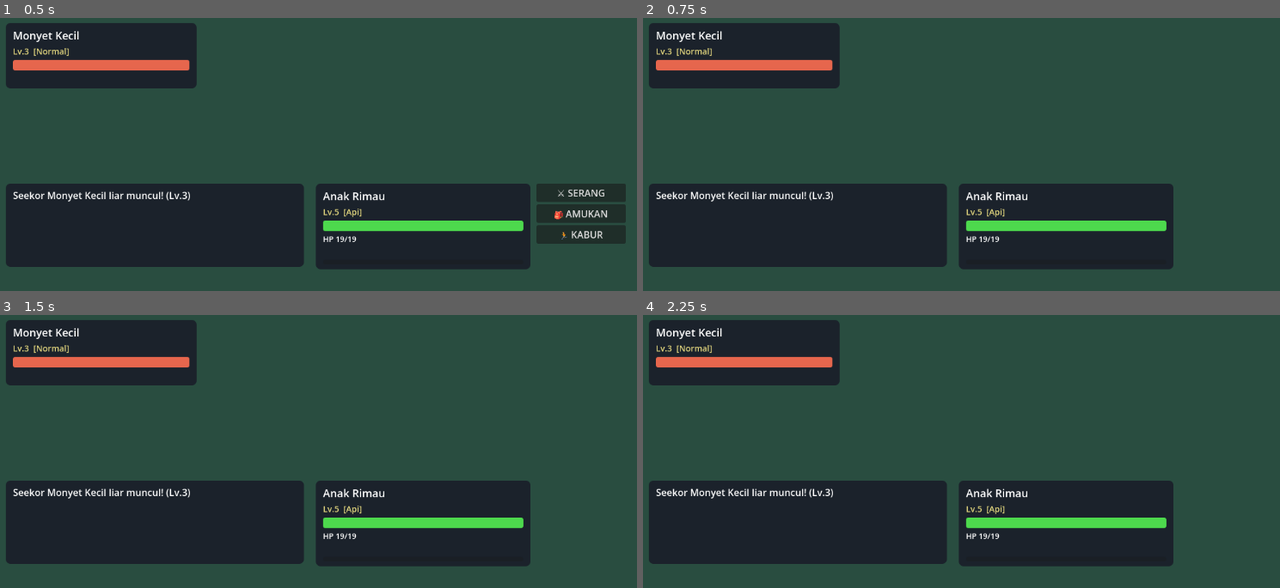
Above: before the commit, frames 1-4 (two rows, left to right).
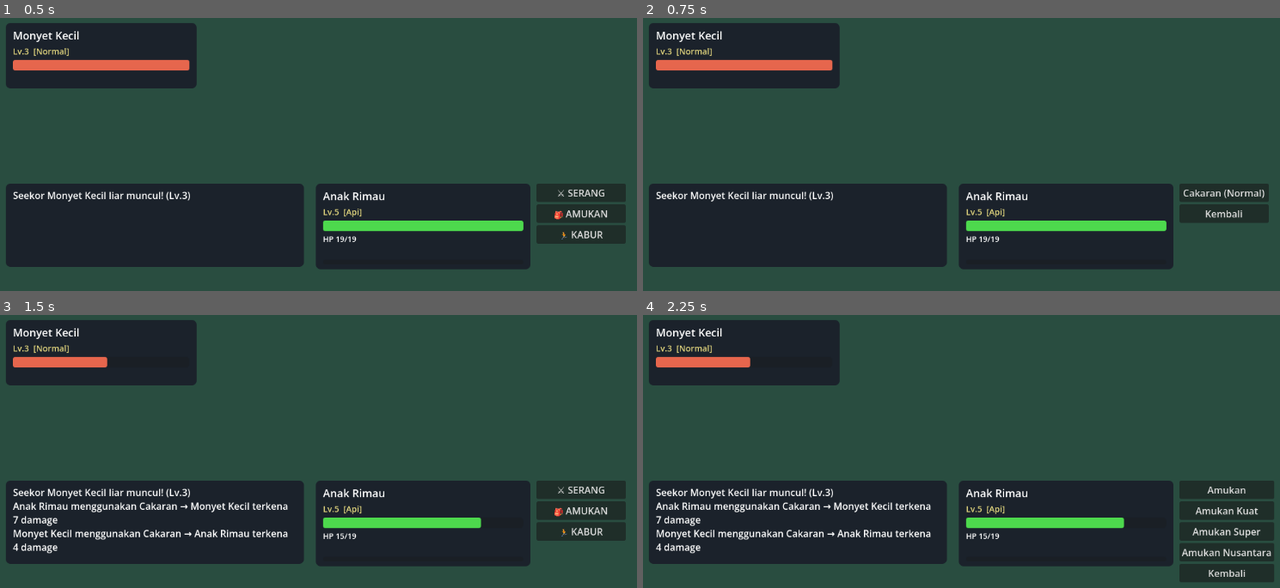
Above: after the commit, the same moments.

Repository: adminberitakarya-Aji/nusamon
Game: Godot game, scene res://game/battle/battle_scene.tscn
Same seed, same stepped clock (60 frames per second), same inputs: the game is played once before the commit and once after it.
Inputs (mouse positions are in pixels of both pictures, inside the frame that each line leads up to):
- Up to frame 1 (0.5 s): no input
- Up to frame 2 (0.75 s): click "⚔ SERANG" at 0.5 s
- Up to frame 3 (1.5 s): click (579, 489) at 1.25 s, where only the run after the commit has a clickable "Cakaran (Normal)"
- Up to frame 4 (2.25 s): click (1222, 511) at 2 s, where only the run after the commit has a clickable "🎒 AMUKAN"

Frame 1 is identical in both runs. In frame 2, 1.8% of the frame differs, in the area x 84-99%, y 60-75%; in frame 3, 5.1%; in frame 4, 7.1%, in the area x 2-100%, y 15-98%.
Error before the commit: Parse Error: Cannot infer the type of "dasar" variable because the value doesn't have a set type. (res://game/scripts/core/battle_engine.gd:56)

Commit message:
Tooling: runner tes 2 suite + upgrade Godot 4.7 + annotasi tipe core

Diff:
--- a/game/scripts/core/battle_engine.gd
+++ b/game/scripts/core/battle_engine.gd
@@ -53,7 +53,7 @@
 
 	# 4) rumus dasar
 	var lvl := float(penyerang.level)
-	var dasar := floor(floor(floor(2.0 * lvl / 5.0 + 2.0) * power * atk / defn) / 50.0) + 2.0
+	var dasar: float = floor(floor(floor(2.0 * lvl / 5.0 + 2.0) * power * atk / defn) / 50.0) + 2.0
 
 	# 5) efektivitas tipe (dual-type: kalikan semua kolom)
 	var tipe_move := String(move.get("tipe", "Normal"))
@@ -103,11 +103,11 @@
 static func akhir_giliran_status(mon: NusamonInstance, rng: RandomNumberGenerator) -> String:
 	match mon.status:
 		"luka_bakar":
-			var d := maxi(1, int(floor(float(mon.max_hp) / 16.0)))
+			var d: int = maxi(1, int(floor(float(mon.max_hp) / 16.0)))
 			mon.take_damage(d)
 			return "%s terluka karena luka bakar (-%d HP)" % [mon.display_name, d]
 		"racun":
-			var d := maxi(1, int(floor(float(mon.max_hp) / 8.0)))
+			var d: int = maxi(1, int(floor(float(mon.max_hp) / 8.0)))
 			mon.take_damage(d)
 			return "%s kesakitan karena racun (-%d HP)" % [mon.display_name, d]
 		"kelumpuhan":
--- a/game/scripts/core/catch_system.gd
+++ b/game/scripts/core/catch_system.gd
@@ -46,7 +46,7 @@
 		return {"catch": true, "shakes": MAX_SHAKES, "guaranteed": true}
 
 	# shake threshold (konvensi formula Pokémon)
-	var b := 1048560.0 / floor(sqrt(floor(sqrt(floor(16711680.0 / a)))))
+	var b: float = 1048560.0 / floor(sqrt(floor(sqrt(floor(16711680.0 / a)))))
 	var shakes := 0
 	for i in MAX_SHAKES:
 		if rng.randi_range(0, 65535) < b:
--- a/project.godot
+++ b/project.godot
@@ -1,14 +1,23 @@
 ; Engine configuration file.
-; Proyek NUSAMON — root repo = root proyek (res:// = path repo)
+; It's best edited using the editor UI and not directly,
+; since the parameters that go here are not all obvious.
+;
+; Format:
+;   [section] ; section goes between []
+;   param=value ; assign values to parameters
 
 config_version=5
+
+[animation]
+
+compatibility/default_parent_skeleton_in_mesh_instance_3d=true
 
 [application]
 
 config/name="NUSAMON"
 config/version="0.1"
-config/features=PackedStringArray("4.3")
 run/main_scene="res://game/battle/battle_scene.tscn"
+config/features=PackedStringArray("4.7")
 
 [rendering]
 
Not shown, changed: tools/run_tests.ps1
